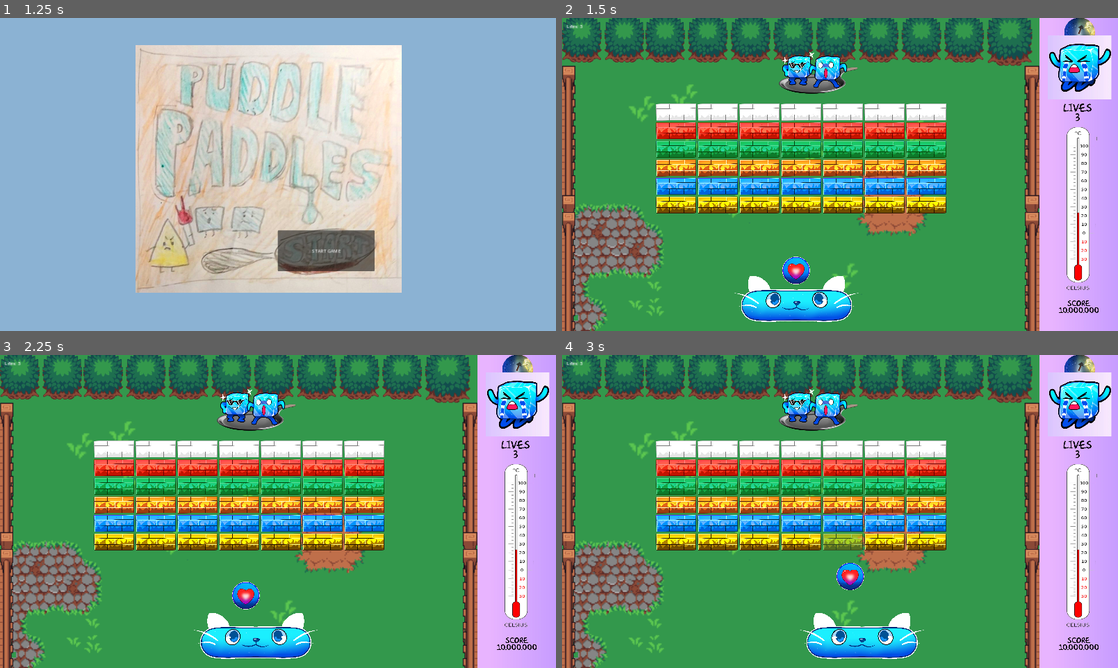
Above: before the commit, frames 1-4 (two rows, left to right).
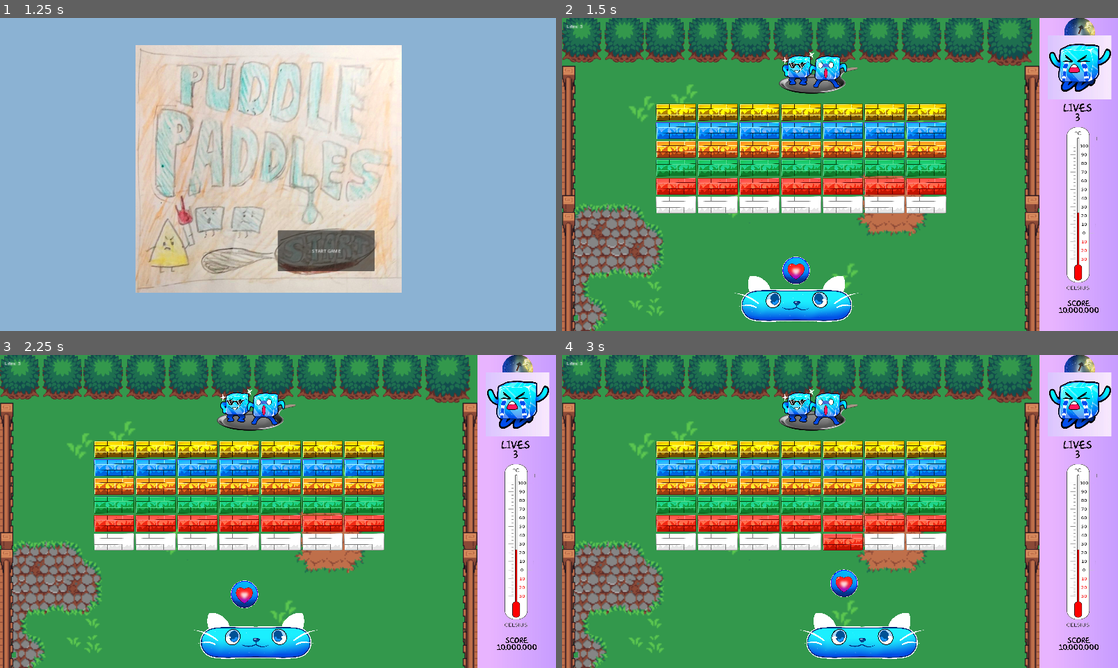
Above: after the commit, the same moments.

Repository: ColtonPhillips/uvicgamejam-24
Game: Godot game, scene res://Scenes/start_game.tscn
The game is run twice, just before and just after one commit, with the same random seed, the same clock (stepped at 60 frames per second) and the same inputs.
Inputs:
- Up to frame 1 (1.25 s): click "START GAME" at 0.5 s
- Up to frame 2 (1.5 s): click "START GAME" at 1.25 s
- Up to frame 3 (2.25 s): tap Enter at 2 s; hold D (right) from 2.03 s (still down)
- Up to frame 4 (3 s): release D (right) at 2.78 s; hold A (left) from 2.78 s (still down)

Frame 1 is identical in both runs. In frame 2, 16% of the frame differs, in the area x 16-70%, y 27-63%; in frame 3, 16%; in frame 4, 17%, in the area x 16-70%, y 27-78%.

Commit message:
add speedup powerup

Diff:
--- /dev/null
+++ b/game/Scenes/speed_powerup.tscn
@@ -0,0 +1,19 @@
+[gd_scene load_steps=4 format=3 uid="uid://uabhhjpwpi50"]
+
+[ext_resource type="Script" path="res://Scripts/speed_powerup.gd" id="1_d6uf7"]
+[ext_resource type="Texture2D" uid="uid://mrq8ar1uloav" path="res://Assets/SpeedPower.png" id="1_r8y6o"]
+
+[sub_resource type="CircleShape2D" id="CircleShape2D_nr32i"]
+radius = 21.5407
+
+[node name="SpeedPowerup" type="CharacterBody2D"]
+collision_layer = 16
+collision_mask = 2
+script = ExtResource("1_d6uf7")
+
+[node name="Sprite2D" type="Sprite2D" parent="."]
+scale = Vector2(0.107477, 0.107477)
+texture = ExtResource("1_r8y6o")
+
+[node name="CollisionShape2D" type="CollisionShape2D" parent="."]
+shape = SubResource("CircleShape2D_nr32i")
--- a/game/Scripts/ball.gd
+++ b/game/Scripts/ball.gd
@@ -50,7 +50,7 @@
 	position = start_position
 	randomize()
 
-	velocity = Vector2(randf_range(-1, 1), randf_range(-.1, -1)).normalized() * ball_speed
+	velocity = Vector2(randf_range(-0.8, 0.8), randf_range(-.1, -1)).normalized() * ball_speed
 
 func on_life_lost():
 	lifes -= 1
--- a/game/Scripts/brick.gd
+++ b/game/Scripts/brick.gd
@@ -39,9 +39,14 @@
 	tween.tween_property(sprite_2d, "modulate", Color.TRANSPARENT, .5)
 	tween.tween_callback(destroy)
 
+var scene_to_instance = preload("res://Scenes/speed_powerup.tscn")
 func destroy():
 	queue_free()
 	brick_destroyed.emit()
+	if randi_range(0,100) < 8:
+		var object := scene_to_instance.instantiate()
+		get_parent().add_child(object)
+		object.position = position
 
 func get_width():
 	return get_size().x
--- a/game/Scripts/brick_spawner.gd
+++ b/game/Scripts/brick_spawner.gd
@@ -34,8 +34,8 @@
 		for j in COLUMNS:
 			var brick = brick_scene.instantiate() as Brick
 			add_child(brick)
-			brick.set_level(1)
-			brick.set_level(ROWS - i)
+			brick.set_level(i + 1)
+
 			var x = spawn_position_x + j * (margin.x + brick.get_size().x )
 			var y = spawn_position_y + i * (margin.y + brick.get_size().y )
 			brick.set_position(Vector2(x, y))
--- a/game/Scripts/paddle.gd
+++ b/game/Scripts/paddle.gd
@@ -6,7 +6,7 @@
 var camera_rect: Rect2
 var half_paddle_width: float
 var is_ball_started = false
-
+var is_sped_up = false
 @export var speed = 400
 @export var camera: Camera2D
 
@@ -20,6 +20,8 @@
 
 func _physics_process(delta):
 	linear_velocity = speed * direction
+	if is_sped_up:
+		linear_velocity *= 1.75
 
 func _process(delta):
 	var camera_start_x = camera.position.x - camera_rect.size.x / 2
@@ -50,3 +52,9 @@
 
 func get_width():
 	return collision_shape_2d.shape.get_rect().size.x
+
+func on_speed_up():
+	print ("win")
+	is_sped_up = true
+	await get_tree().create_timer(10.0).timeout
+	is_sped_up = false
--- /dev/null
+++ b/game/Scripts/speed_powerup.gd
@@ -0,0 +1,24 @@
+extends CharacterBody2D
+
+
+const SPEED = 300.0
+const JUMP_VELOCITY = -400.0
+
+# Get the gravity from the project settings to be synced with RigidBody nodes.
+var gravity: int = ProjectSettings.get_setting("physics/2d/default_gravity")
+
+
+func _physics_process(delta: float) -> void:
+	if velocity.y > 3000:
+		queue_free()
+
+
+	velocity.y += gravity * delta
+	var collision = move_and_collide(velocity * delta)
+	if (!collision):
+		return
+	var collider = collision.get_collider()
+
+	if ( collider is Paddle):
+		queue_free()
+		collider.on_speed_up()
--- a/game/project.godot
+++ b/game/project.godot
@@ -54,6 +54,7 @@
 2d_physics/layer_2="paddle"
 2d_physics/layer_3="wall"
 2d_physics/layer_4="brick"
+2d_physics/layer_5="powerup"
 
 [rendering]
 
Binary file added: game/Assets/SpeedPower.png
Not shown, added: game/Assets/SpeedPower.png.import
